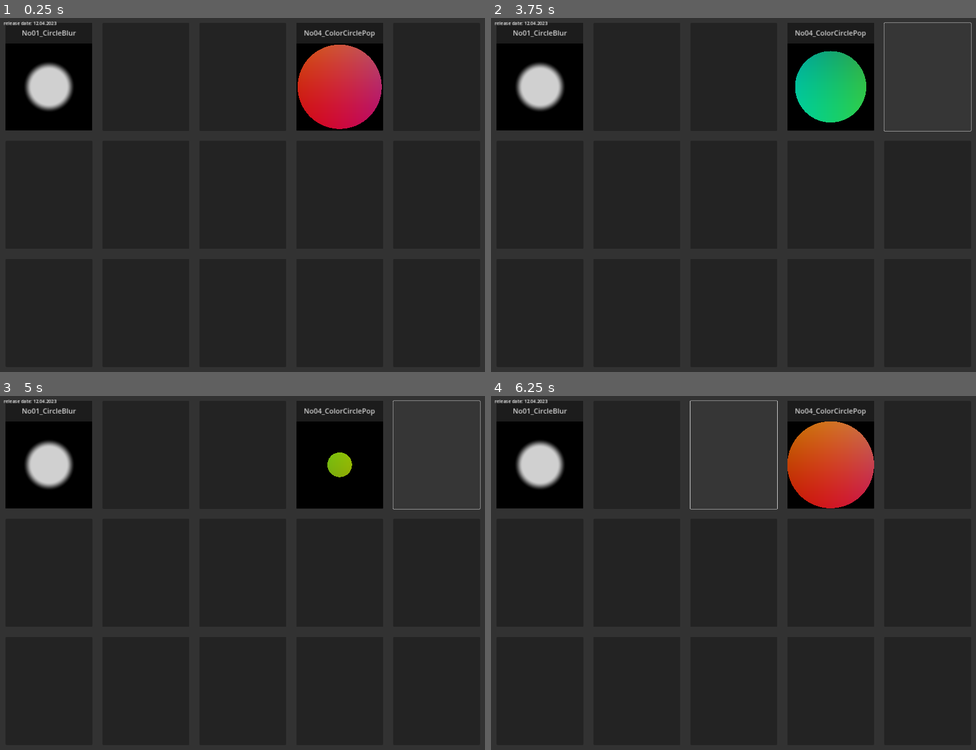
Above: before the commit, frames 1-4 (two rows, left to right).
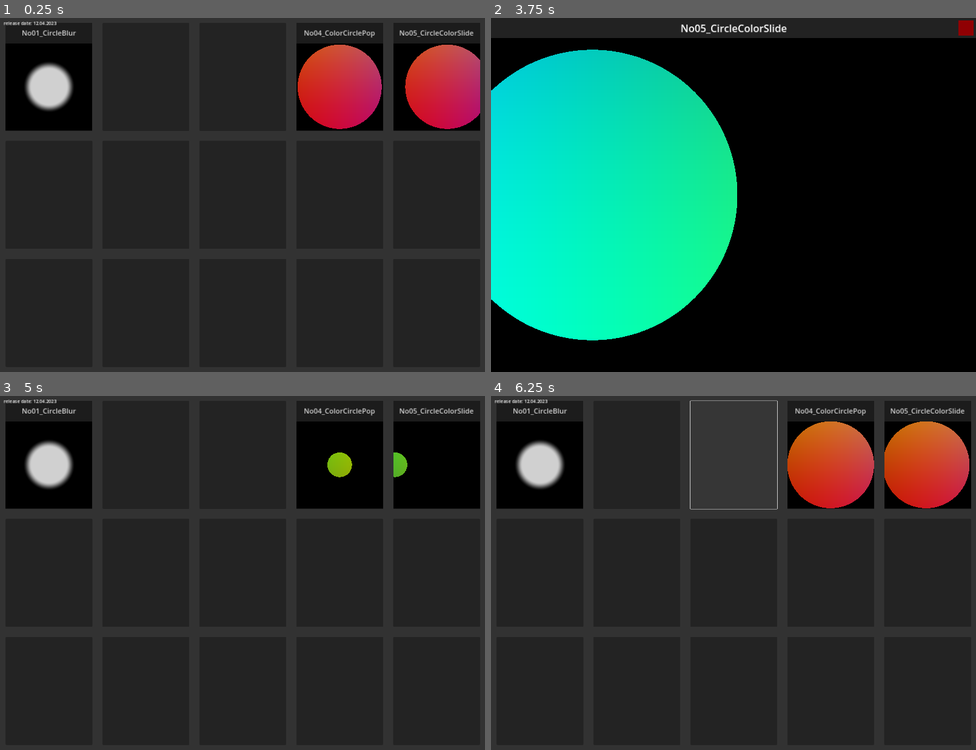
Above: after the commit, the same moments.

Repository: TechnoLukas/Godot4-Shaders
Game: Godot game, scene res://main.tscn
Two runs of this game, one before a commit and one after it. Both use one fixed random seed, a clock stepped at 60 frames per second and the inputs below.
Inputs (mouse positions are in pixels of both pictures, inside the frame that each line leads up to):
- Up to frame 1 (0.25 s): no input
- Up to frame 2 (3.75 s): click (539, 78) at 0.52 s; click (966, 28) at 1.25 s; click (830, 78) at 2.02 s; click (966, 28) at 2.75 s; click (927, 78) at 3.52 s
- Up to frame 3 (5 s): click (475, 406) at 4.27 s
- Up to frame 4 (6.25 s): click (636, 456) at 5.02 s; click (733, 456) at 5.77 s

The runs differ from the first frame. In frame 1, 4.5% of the frame differs, in the area x 81-99%, y 3-32%; in frame 2, 92%, in the area x 0-100%, y 0-100%; in frame 3, 5.5%; in frame 4, 4.5%.

Commit message:
No05_CircleColorSlide

Diff:
--- a/main.tscn
+++ b/main.tscn
@@ -1,8 +1,9 @@
-[gd_scene load_steps=12 format=3 uid="uid://dqqxtntq4v46n"]
+[gd_scene load_steps=14 format=3 uid="uid://dqqxtntq4v46n"]
 
 [ext_resource type="Shader" path="res://shaders/shader_No1_Small.gdshader" id="1_50gw8"]
 [ext_resource type="Script" path="res://changescene.gd" id="1_fjke5"]
 [ext_resource type="Shader" path="res://shaders/shader_No4_Small.gdshader" id="3_u1fnb"]
+[ext_resource type="Shader" path="res://shaders/shader_No5_Small.gdshader" id="4_7x0bs"]
 
 [sub_resource type="Theme" id="Theme_bhqtq"]
 
@@ -21,6 +22,9 @@
 
 [sub_resource type="ShaderMaterial" id="ShaderMaterial_ja7cp"]
 shader = ExtResource("3_u1fnb")
+
+[sub_resource type="ShaderMaterial" id="ShaderMaterial_u1lat"]
+shader = ExtResource("4_7x0bs")
 
 [sub_resource type="Theme" id="Theme_bnp8s"]
 Label/font_sizes/font_size = 18
@@ -66,7 +70,7 @@
 material = SubResource("CanvasItemMaterial_6t0se")
 layout_mode = 2
 size_flags_horizontal = 3
-color = Color(0.196078, 0.196078, 0.196078, 1)
+color = Color(0.109804, 0.109804, 0.109804, 1)
 
 [node name="titlebar" type="ColorRect" parent="ColorRect/VBoxContainer/HBoxContainer/button1"]
 layout_mode = 1
@@ -123,9 +127,10 @@
 layout_mode = 2
 size_flags_horizontal = 3
 
-[node name="button4" type="Button" parent="ColorRect/VBoxContainer/HBoxContainer"]
-layout_mode = 2
-size_flags_horizontal = 3
+[node name="button4" type="ColorRect" parent="ColorRect/VBoxContainer/HBoxContainer"]
+layout_mode = 2
+size_flags_horizontal = 3
+color = Color(0.109804, 0.109804, 0.109804, 1)
 
 [node name="titlebar" type="ColorRect" parent="ColorRect/VBoxContainer/HBoxContainer/button4"]
 layout_mode = 1
@@ -167,9 +172,50 @@
 script = ExtResource("1_fjke5")
 scene = "res://scenes/No04_ColorCirclePop.tscn"
 
-[node name="button5" type="Button" parent="ColorRect/VBoxContainer/HBoxContainer"]
-layout_mode = 2
-size_flags_horizontal = 3
+[node name="button5" type="ColorRect" parent="ColorRect/VBoxContainer/HBoxContainer"]
+layout_mode = 2
+size_flags_horizontal = 3
+color = Color(0.109804, 0.109804, 0.109804, 1)
+
+[node name="titlebar" type="ColorRect" parent="ColorRect/VBoxContainer/HBoxContainer/button5"]
+layout_mode = 1
+anchors_preset = 10
+anchor_right = 1.0
+offset_bottom = 80.0
+grow_horizontal = 2
+color = Color(0.133333, 0.133333, 0.133333, 1)
+
+[node name="title" type="Label" parent="ColorRect/VBoxContainer/HBoxContainer/button5/titlebar"]
+layout_mode = 1
+anchors_preset = 15
+anchor_right = 1.0
+anchor_bottom = 1.0
+grow_horizontal = 2
+grow_vertical = 2
+theme_override_font_sizes/font_size = 28
+text = "No05_CircleColorSlide"
+horizontal_alignment = 1
+vertical_alignment = 1
+
+[node name="ColorRect" type="ColorRect" parent="ColorRect/VBoxContainer/HBoxContainer/button5"]
+material = SubResource("ShaderMaterial_u1lat")
+layout_mode = 1
+anchors_preset = 10
+anchor_right = 1.0
+offset_top = 80.0
+offset_bottom = 424.0
+grow_horizontal = 2
+
+[node name="button" type="Button" parent="ColorRect/VBoxContainer/HBoxContainer/button5"]
+layout_mode = 1
+anchors_preset = 15
+anchor_right = 1.0
+anchor_bottom = 1.0
+grow_horizontal = 2
+grow_vertical = 2
+theme_override_styles/normal = SubResource("StyleBoxFlat_vjlwb")
+script = ExtResource("1_fjke5")
+scene = "res://scenes/No05_CircleColorSlide.tscn"
 
 [node name="HBoxContainer2" type="HBoxContainer" parent="ColorRect/VBoxContainer"]
 y_sort_enabled = true
@@ -235,3 +281,4 @@
 
 [connection signal="pressed" from="ColorRect/VBoxContainer/HBoxContainer/button1/button" to="ColorRect/VBoxContainer/HBoxContainer/button1/button" method="_on_pressed"]
 [connection signal="pressed" from="ColorRect/VBoxContainer/HBoxContainer/button4/button" to="ColorRect/VBoxContainer/HBoxContainer/button4/button" method="_on_pressed"]
+[connection signal="pressed" from="ColorRect/VBoxContainer/HBoxContainer/button5/button" to="ColorRect/VBoxContainer/HBoxContainer/button5/button" method="_on_pressed"]
--- /dev/null
+++ b/scenes/No05_CircleColorSlide.tscn
@@ -0,0 +1,76 @@
+[gd_scene load_steps=5 format=3 uid="uid://qkg8d1klrsm1"]
+
+[ext_resource type="Script" path="res://changescene.gd" id="1_t057l"]
+[ext_resource type="Shader" path="res://shaders/shader_No5_Big.gdshader" id="2_wignn"]
+
+[sub_resource type="StyleBoxFlat" id="StyleBoxFlat_eg16j"]
+bg_color = Color(0.564706, 0, 0.0117647, 1)
+
+[sub_resource type="ShaderMaterial" id="ShaderMaterial_c73ry"]
+shader = ExtResource("2_wignn")
+
+[node name="Control" type="Control"]
+layout_mode = 3
+anchors_preset = 15
+anchor_right = 1.0
+anchor_bottom = 1.0
+grow_horizontal = 2
+grow_vertical = 2
+
+[node name="ColorRect" type="ColorRect" parent="."]
+layout_mode = 1
+anchors_preset = 15
+anchor_right = 1.0
+anchor_bottom = 1.0
+grow_horizontal = 2
+grow_vertical = 2
+color = Color(0.196078, 0.196078, 0.196078, 1)
+
+[node name="titlebar" type="ColorRect" parent="ColorRect"]
+layout_mode = 1
+anchors_preset = 10
+anchor_right = 1.0
+offset_bottom = 80.0
+grow_horizontal = 2
+color = Color(0.133333, 0.133333, 0.133333, 1)
+
+[node name="title" type="Label" parent="ColorRect/titlebar"]
+layout_mode = 1
+anchors_preset = 15
+anchor_right = 1.0
+anchor_bottom = 1.0
+grow_horizontal = 2
+grow_vertical = 2
+theme_override_font_sizes/font_size = 40
+text = "No05_CircleColorSlide"
+horizontal_alignment = 1
+vertical_alignment = 1
+
+[node name="ColorRect" type="Button" parent="ColorRect/titlebar"]
+layout_mode = 1
+anchors_preset = -1
+anchor_left = 1.0
+anchor_top = 0.5
+anchor_right = 1.0
+anchor_bottom = 0.5
+offset_left = -70.0
+offset_top = -30.0
+offset_right = -10.0
+offset_bottom = 30.0
+grow_horizontal = 0
+grow_vertical = 2
+theme_override_styles/normal = SubResource("StyleBoxFlat_eg16j")
+script = ExtResource("1_t057l")
+scene = "res://main.tscn"
+
+[node name="ColorRect" type="ColorRect" parent="ColorRect"]
+material = SubResource("ShaderMaterial_c73ry")
+layout_mode = 1
+anchors_preset = 15
+anchor_right = 1.0
+anchor_bottom = 1.0
+offset_top = 80.0
+grow_horizontal = 2
+grow_vertical = 2
+
+[connection signal="pressed" from="ColorRect/titlebar/ColorRect" to="ColorRect/titlebar/ColorRect" method="_on_pressed"]
--- a/shaders/shader_No4_Small.gdshader
+++ b/shaders/shader_No4_Small.gdshader
@@ -15,7 +15,7 @@
 
 void fragment() {
 
- vec2 uv = UV;
+ 	vec2 uv = UV;
 	uv.y=uv.y-0.5;
 	uv.x=uv.x-0.5;
 	vec3 col = sdfCircle(uv, abs(cos(TIME)*0.5)); // Call this function on each pixel to check if the coordinate lies inside or outside of the circle
--- /dev/null
+++ b/shaders/shader_No5_Big.gdshader
@@ -0,0 +1,24 @@
+//No05_CircleColorSlide
+
+//based on https://inspirnathan.com/posts/47-shadertoy-tutorial-part-1/
+//see more info about shaders here --> https://github.com/TechnoLukas/My-favourite-shaders-links
+
+shader_type canvas_item;
+vec3 sdfCircle(vec2 uv, float r, vec2 offset) {
+	float x = uv.x-offset.x;
+	float y = uv.y-offset.y;
+	float d = length(vec2(x, y)) - r;
+	return d > 0. ? vec3(0.) : 0.5 + 0.5 * cos(TIME + uv.xyx + vec3(0,2,4));
+}
+
+void fragment() {
+	vec2 uv = FRAGCOORD.xy/(1.0/SCREEN_PIXEL_SIZE).xy; // <0,1>
+	uv-=0.5;
+	uv.x *= (1.0/SCREEN_PIXEL_SIZE).x/(1.0/SCREEN_PIXEL_SIZE).y; // fix aspect ratio
+	//vec2 offset = vec2(sin(TIME*2.)*0.2, cos(TIME*2.)*0.2); // move the circle clockwise
+	vec2 offset = vec2(sin(TIME*1.)*0.7, 0.); // move the circle
+	vec3 col = sdfCircle(uv, abs(cos(TIME)*0.5),offset); // Call this function on each pixel to check if the coordinate lies inside or outside of the circle
+
+	// Output to screen
+	COLOR = vec4(col,1.0);
+}
--- /dev/null
+++ b/shaders/shader_No5_Small.gdshader
@@ -0,0 +1,24 @@
+//No05_CircleColorSlide
+
+//based on https://inspirnathan.com/posts/47-shadertoy-tutorial-part-1/
+//see more info about shaders here --> https://github.com/TechnoLukas/My-favourite-shaders-links
+
+shader_type canvas_item;
+vec3 sdfCircle(vec2 uv, float r, vec2 offset) {
+	float x = uv.x-offset.x;
+	float y = uv.y-offset.y;
+	float d = length(vec2(x, y)) - r;
+	return d > 0. ? vec3(0.) : 0.5 + 0.5 * cos(TIME + uv.xyx + vec3(0,2,4));
+}
+
+void fragment() {
+	vec2 uv = UV;
+	uv.y=uv.y-0.5;
+	uv.x=uv.x-0.5;
+	//vec2 offset = vec2(sin(TIME*2.)*0.2, cos(TIME*2.)*0.2); // move the circle clockwise
+	vec2 offset = vec2(sin(TIME*1.)*0.5, 0.); // move the circle
+	vec3 col = sdfCircle(uv, abs(cos(TIME)*0.5),offset); // Call this function on each pixel to check if the coordinate lies inside or outside of the circle
+
+	// Output to screen
+	COLOR = vec4(col,1.0);
+}
Binary file added: images/No05_CircleColorSlide.png
Not shown, added: images/No05_CircleColorSlide.png.import
Binary file added: images/SceneSwitcher3.png
Not shown, added: images/SceneSwitcher3.png.import
Not shown, changed: README.md
